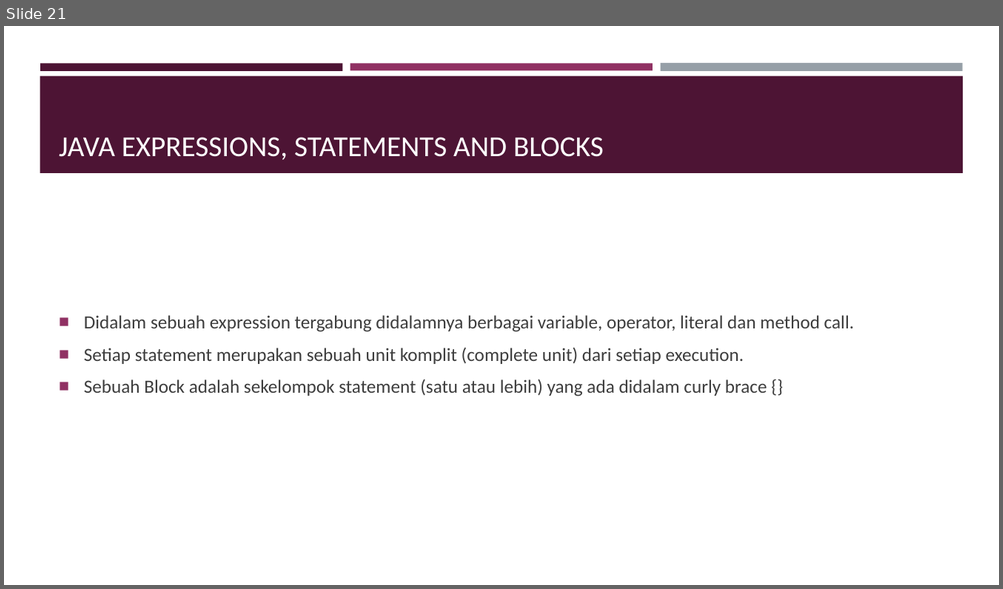
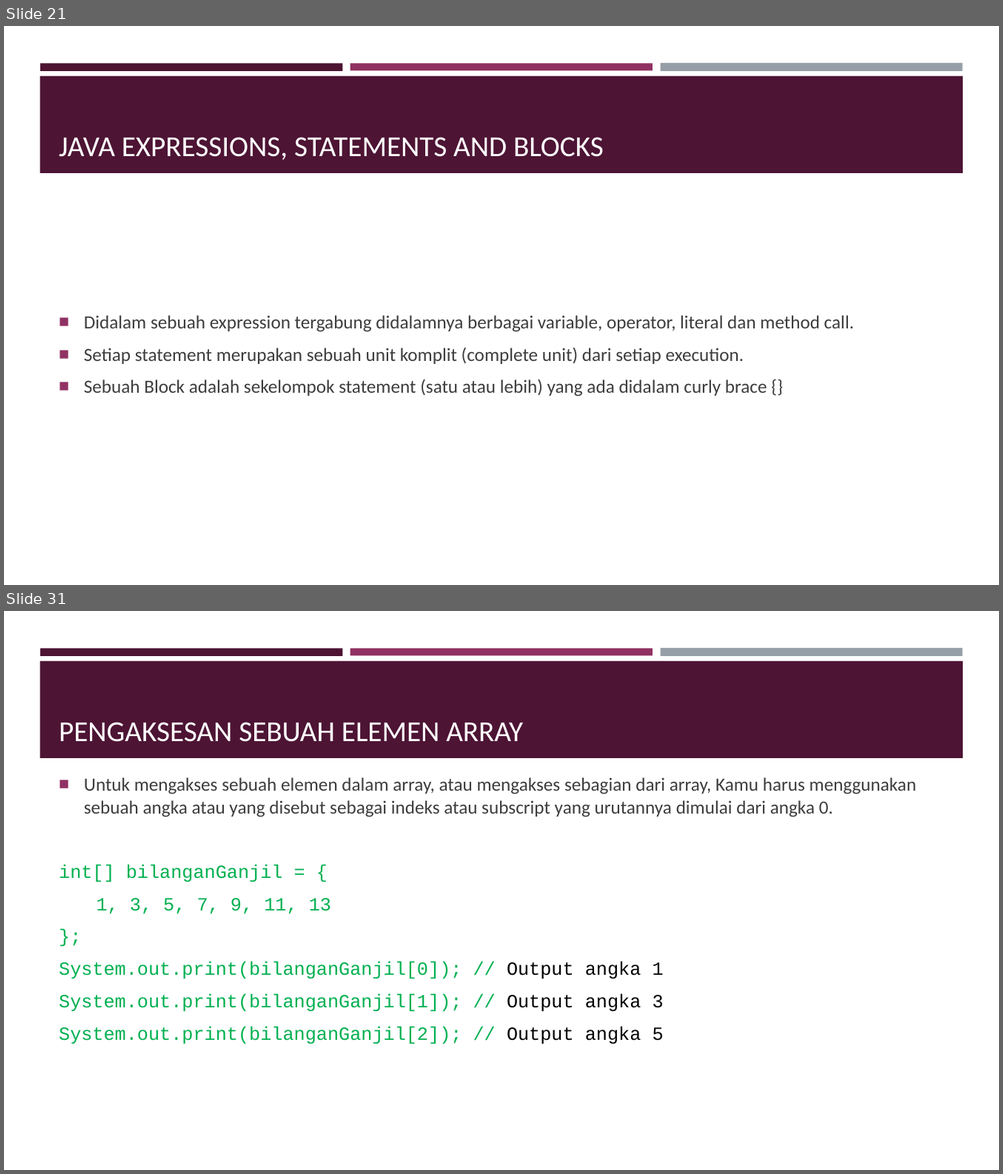
Before and after one commit to ahmadcahyana/bootcamp_java_fundamental, a slide deck: Bootcamp.pptx. Shown one above the other, each under a label of ours: slide 21 before the commit, slides 21 and 31 after it; the slides between them are not shown. The pictures are 1003x589 and 1003x1174 pixels, drawn with LibreOffice and Linux fonts; fonts in the diff are those of the drawing. Boxes give left, top, right and bottom in pixels: in the first picture for what was removed or moved away, otherwise in the second. Text is boxed around its words. In the diff, an @@ line names an element or a change of style, - is before the commit and + after.

```diff
--- a/Bootcamp.pptx
+++ b/Bootcamp.pptx
@@ slide 31 added at (4,611,999,1170), background #FFFFFF; not listed: 4 template elements that a slide beside it also shows @@
@@ title added at (59,722,523,742), 28 pt, text #FFFFFF @@
+PENGAKSESAN SEBUAH ELEMEN ARRAY
@@ text added at (59,777,916,1045), 18 pt, text #3D3D3D @@
+■ Untuk mengakses sebuah elemen dalam array, atau mengakses sebagian dari array, Kamu harus menggunakan sebuah angka atau yang disebut sebagai indeks atau subscript yang urutannya dimulai dari angka 0.
+int[] bilanganGanjil = {
+1, 3, 5, 7, 9, 11, 13
+};
+System.out.print(bilanganGanjil[0]); // Output angka 1
+System.out.print(bilanganGanjil[1]); // Output angka 3
+System.out.print(bilanganGanjil[2]); // Output angka 5
```
Also in this commit, not shown: 10 other slides added, 2 other files.
